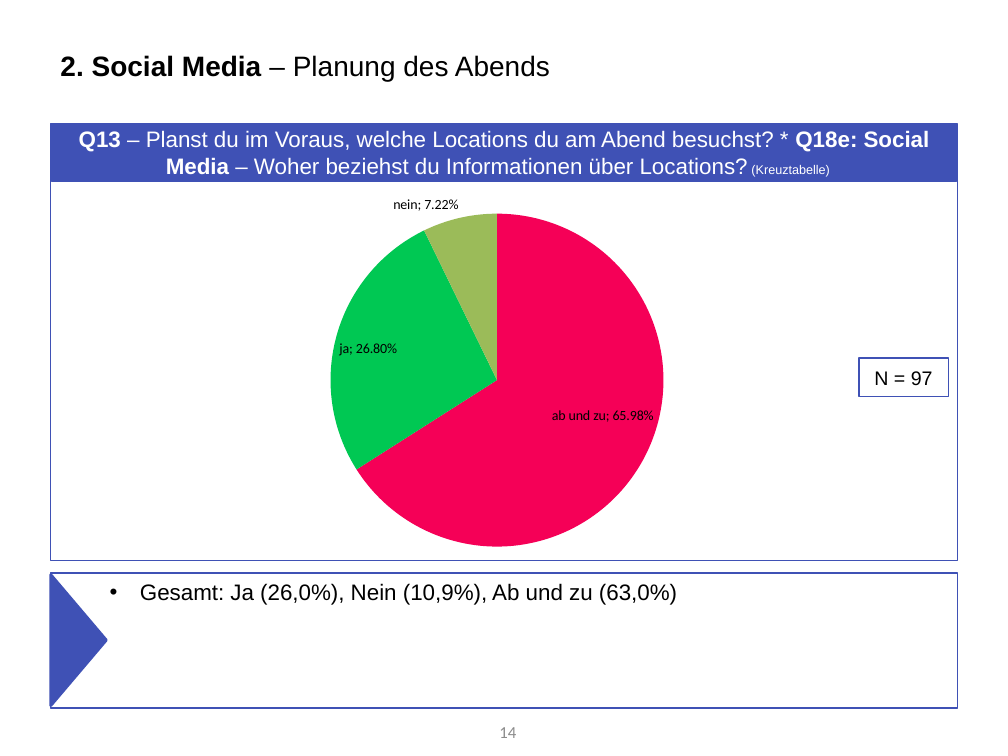
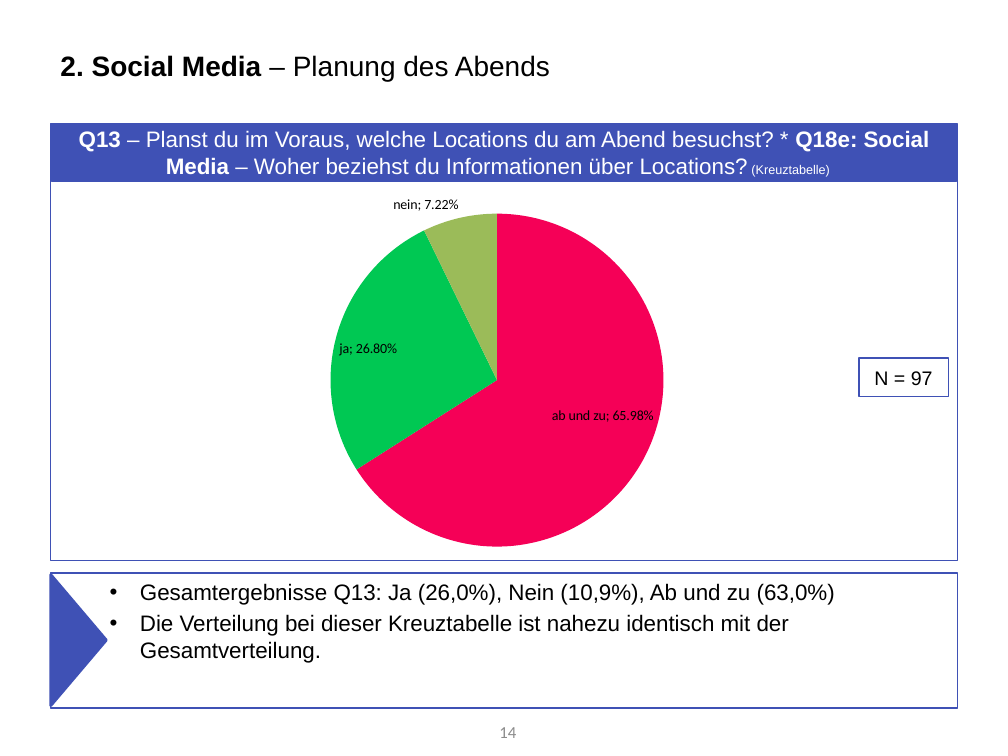
Before and after one commit to Roba1993/Happy-Hour, a slide deck: slide 14 of documents/marketing/Marketing Analyse von Umfrage 1 Fokus Social Media (5.7).pptx. Drawn at 1008x756 pixels with LibreOffice and Linux fonts; fonts in the diff are those of the drawing. Boxes give left, top, right and bottom in pixels: in the first picture for what was removed or moved away, otherwise in the second. Text is boxed around its words. In the diff, an @@ line names an element or a change of style, - is before the commit and + after.

Commit message:
Social Media Analyse Umfrage I

```diff
--- a/documents/marketing/Marketing Analyse von Umfrage 1 Fokus Social Media (5.7).pptx
+++ b/documents/marketing/Marketing Analyse von Umfrage 1 Fokus Social Media (5.7).pptx
@@ text at (140, 583, 835, 663): text changed @@
-• Gesamt: Ja (26,0%), Nein (10,9%), Ab und zu (63,0%)
+• Gesamtergebnisse Q13: Ja (26,0%), Nein (10,9%), Ab und zu (63,0%)
+• Die Verteilung bei dieser Kreuztabelle ist nahezu identisch mit der Gesamtverteilung.
```
Also in this commit, not shown: 7 other slides changed, 1 slide removed.
